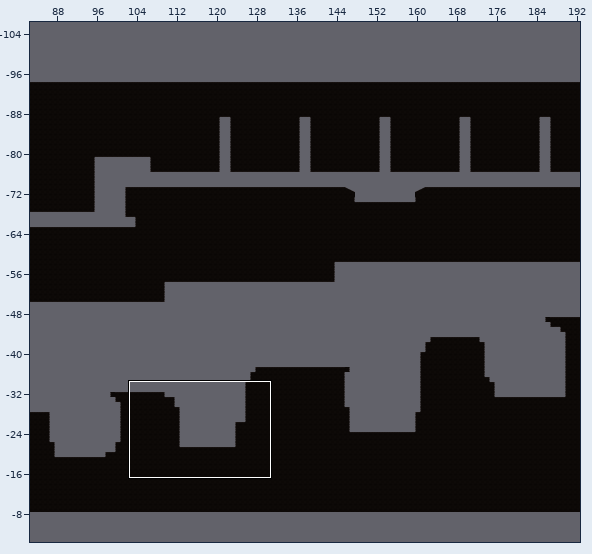
A Tiled map gets an edit: Assets/Tiled/Level1TileMap/map1-2-1.tmx. Above, an overview of the earlier version with the close-up marked.
Close-up. Before the edit:
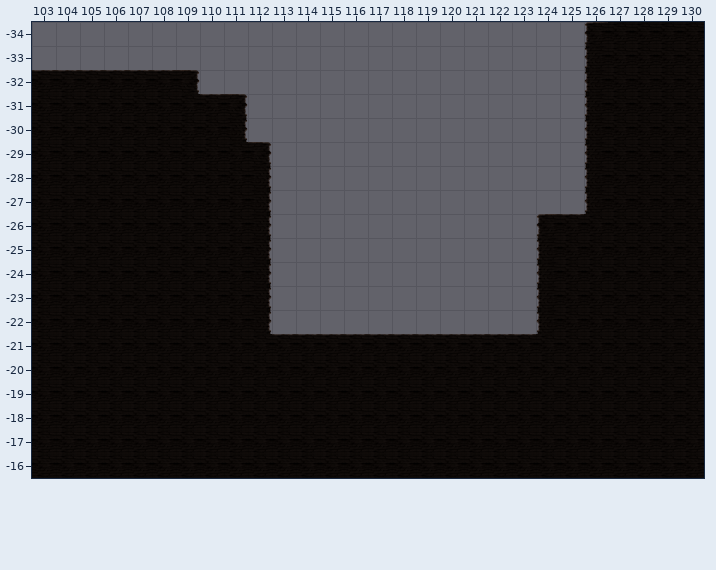
Cells are 256x256 px. Shown: x 103..130, y -34..-16. The commit also changed other parts of the map, which this record leaves out.
Now the later version:
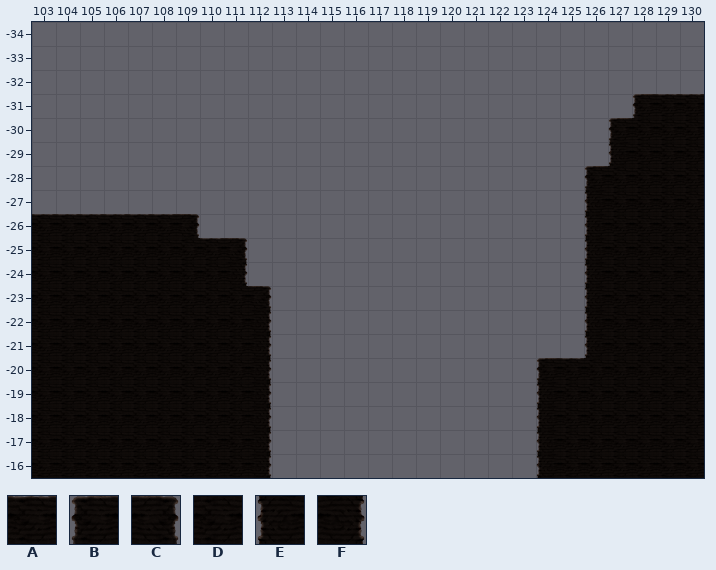
Key: from "Level1 Tileset": A 0, B 1, C 2, D 8, E 9, F 10.
_ is an empty cell.
The edit:
{"where": "layer \"ground\""}
{"y":-34,"x":126,"old":"BDDDD","new":"_____"}
{"y":-33,"x":126,"old":"EDDDD","new":"_____"}
{"y":-32,"x":103,"old":"AAAAAAC","new":"_______"}
{"y":-32,"x":126,"old":"EDDDD","new":"_____"}
{"y":-31,"x":103,"old":"DDDDDDDAC","new":"_________"}
{"y":-31,"x":126,"old":"EDDDD","new":"__BAA"}
{"y":-30,"x":103,"old":"DDDDDDDDF","new":"_________"}
{"y":-30,"x":126,"old":"ED","new":"_B"}
{"y":-29,"x":103,"old":"DDDDDDDDDC","new":"__________"}
{"y":-29,"x":126,"old":"ED","new":"_E"}
{"y":-28,"x":103,"old":"DDDDDDDDDF","new":"__________"}
{"y":-28,"x":126,"old":"E","new":"B"}
{"y":-27,"x":103,"old":"DDDDDDDDDF","new":"__________"}
{"y":-26,"x":103,"old":"DDDDDDDDDF","new":"AAAAAAC___"}
{"y":-26,"x":124,"old":"BAD","new":"__E"}
{"y":-25,"x":110,"old":"DDF","new":"AC_"}
{"y":-25,"x":124,"old":"EDD","new":"__E"}
{"y":-24,"x":111,"old":"DF","new":"F_"}
{"y":-24,"x":124,"old":"EDD","new":"__E"}
{"y":-23,"x":112,"old":"F","new":"C"}
{"y":-23,"x":124,"old":"EDD","new":"__E"}
{"y":-22,"x":124,"old":"EDD","new":"__E"}
{"y":-21,"x":112,"old":"DAAAAAAAAAAADDD","new":"F_____________E"}
{"y":-20,"x":112,"old":"DDDDDDDDDDDDDD","new":"F___________BA"}
{"y":-19,"x":112,"old":"DDDDDDDDDDDDD","new":"F___________E"}
{"y":-18,"x":112,"old":"DDDDDDDDDDDDD","new":"F___________E"}
{"y":-17,"x":112,"old":"DDDDDDDDDDDDD","new":"F___________E"}
{"y":-16,"x":112,"old":"DDDDDDDDDDDDD","new":"F___________E"}
{"label":"changed","picture_box":[32,22,704,478]}
